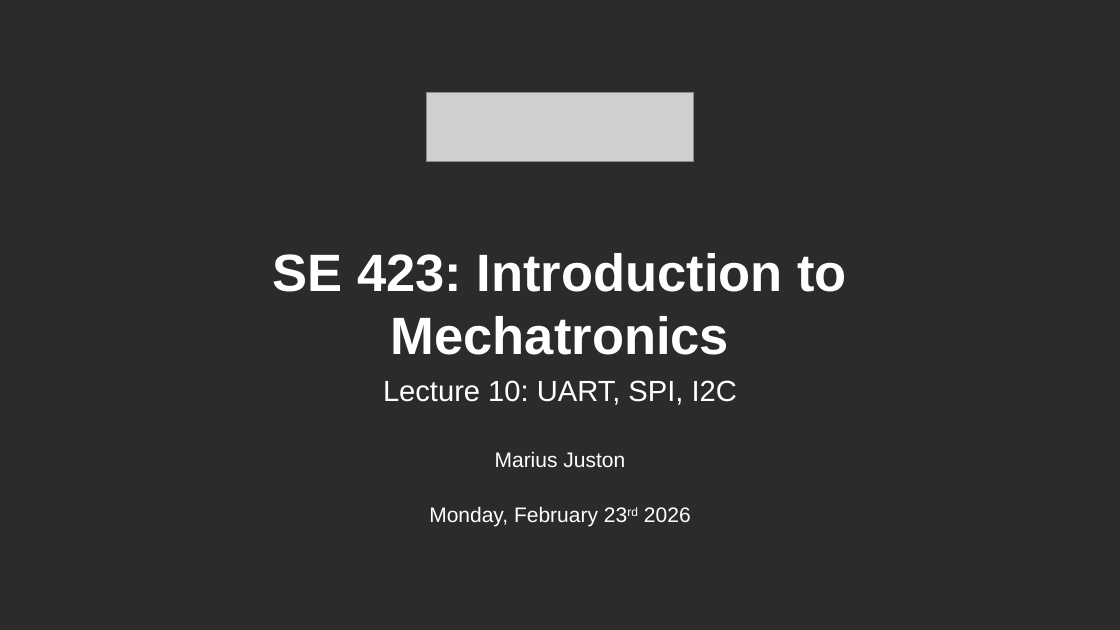
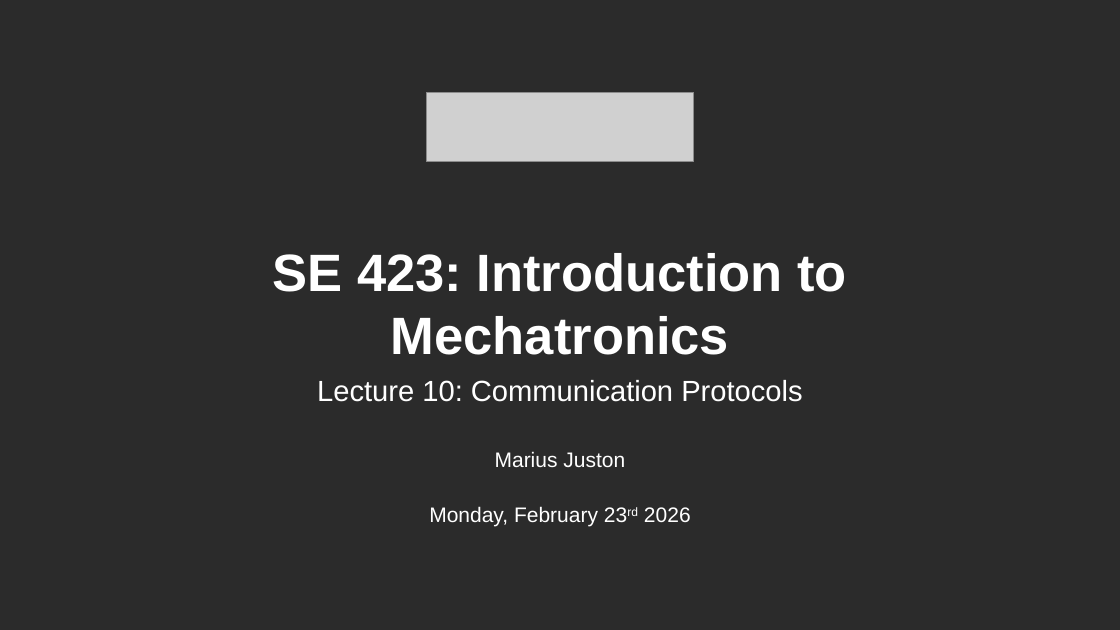
Before and after one commit to Marius-Juston/SE-423---Class-Material, a slide deck: slide 1 of Lectures/Slides/L10.pptx. Drawn at 1120x630 pixels with LibreOffice and Linux fonts; fonts in the diff are those of the drawing; grey boxes stand for pictures; background and template pictures are left out; a plain dark background stands for a picture behind light text. Boxes give left, top, right and bottom in pixels: in the first picture for what was removed or moved away, otherwise in the second. Text is boxed around its words. In the diff, an @@ line names an element or a change of style, - is before the commit and + after.

```diff
--- a/Lectures/Slides/L10.pptx
+++ b/Lectures/Slides/L10.pptx
@@ text at (317,380,802,402): text changed @@
-Lecture 10: UART, SPI, I2C
+Lecture 10: Communication Protocols
```
Also in this commit, not shown: 5 other slides changed, 40 slides added, 8 slides removed, 3 other files.
